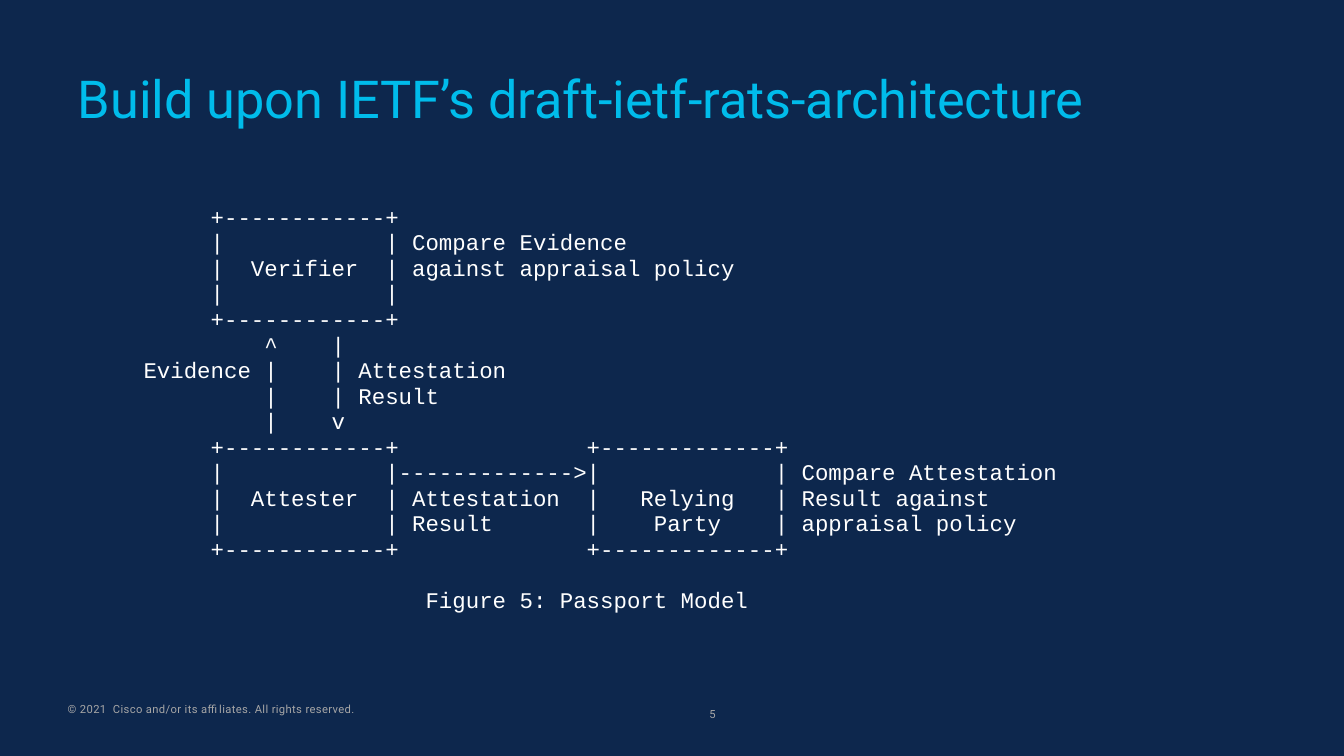
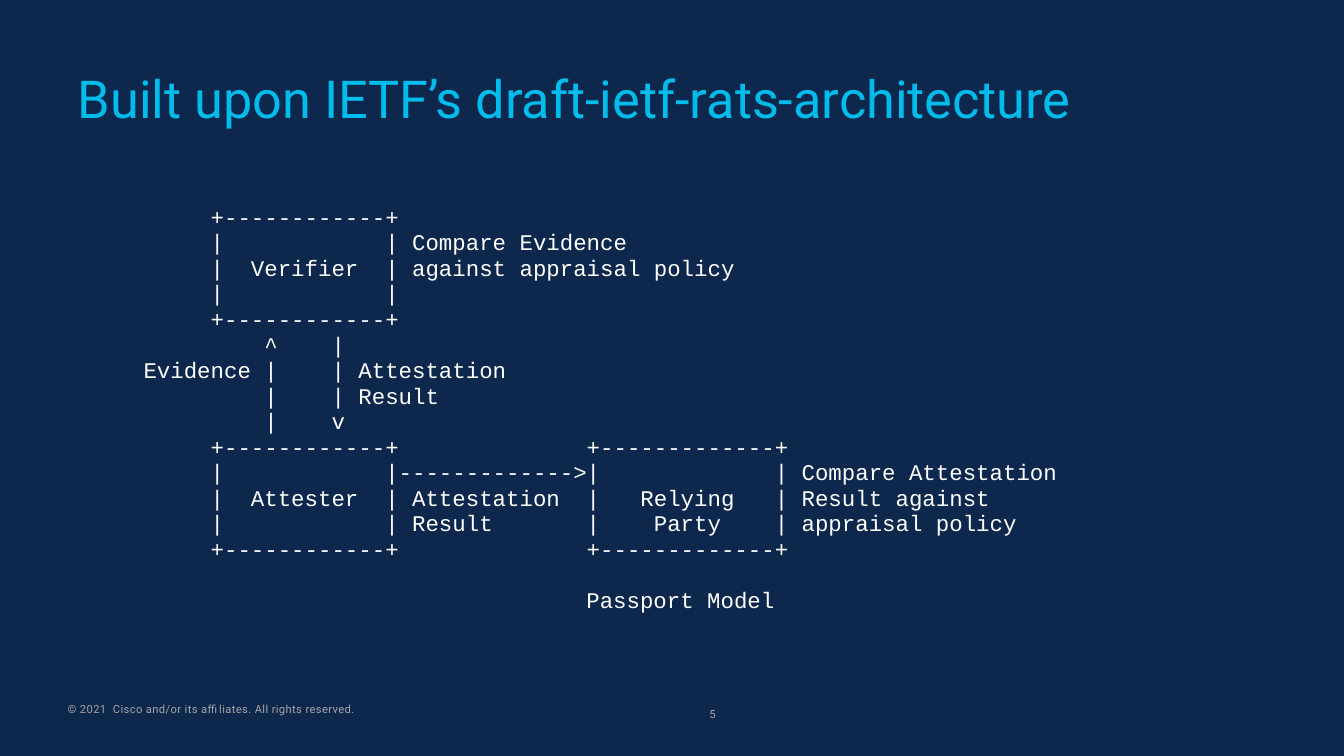
Before and after one commit to ietf-rats/draft-voit-rats-attestation-results, a slide deck: slide 5 of Presentations/CCC-Attestation-SIG-v8June2021.pptx. Drawn at 1344x756 pixels with LibreOffice and Linux fonts; fonts in the diff are those of the drawing. Boxes give left, top, right and bottom in pixels: in the first picture for what was removed or moved away, otherwise in the second. Text is boxed around its words. In the diff, an @@ line names an element or a change of style, - is before the commit and + after.

```diff
--- a/Presentations/CCC-Attestation-SIG-v8June2021.pptx
+++ b/Presentations/CCC-Attestation-SIG-v8June2021.pptx
@@ title at (78, 78, 1071, 129): text changed @@
-Build upon IETF’s draft-ietf-rats-architecture
+Built upon IETF’s draft-ietf-rats-architecture
@@ text at (586, 592, 774, 613): text changed @@
-Figure 5: Passport Model
+Passport Model
```
Also in this commit, not shown: 5 other slides changed.
